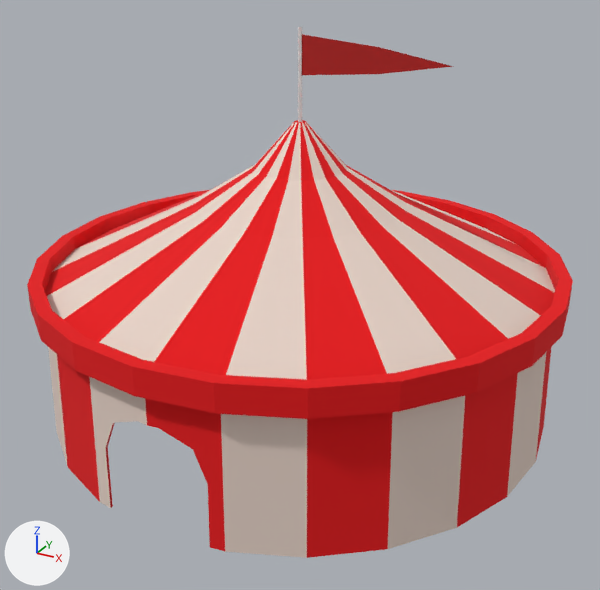
One commit to the FBX model Assets/Models/Tent.fbx: the scene before it, then after it.
Rendered twice from a camera (50 mm lens) standing at (10.87, -19.77, 13.32) and looking at (0.33, -0.61, 3.74). The lights are fixed; the arrows at lower left show +X, +Y and +Z. The first picture is the older version. Where no turn or scale is listed for an object, it has been applied to the vertices.

Names of what the first picture shows: 'Plane', 'TentNew', 'TentNew.001' and 1 more.
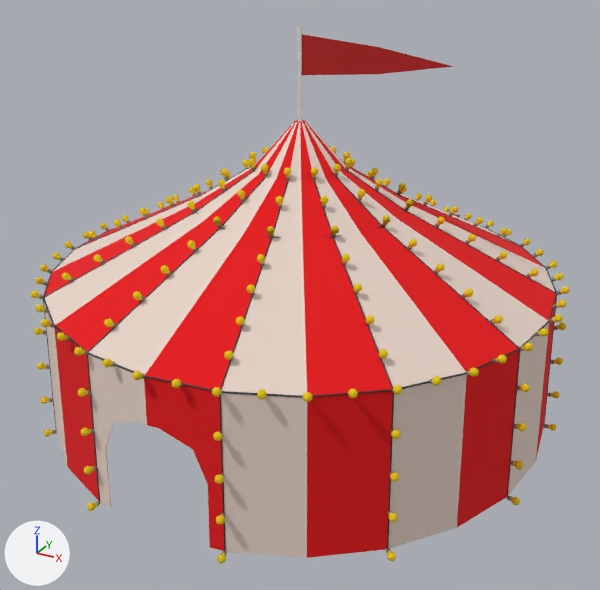
The newer file is also rescaled (x0.65) as a whole; pictures and numbers use the older file's frame.

Location of each change, (x1, y1, x2, y2) in pixels of the pictures (600 x 590 px):
'TentNew.001', deleted (red)
    before: (27, 190, 573, 419)
'TENTLIGHTS', added
    after: (31, 146, 569, 564)
    faces in mat_light (yellow #e7c500): (31, 146, 569, 564)
    faces in mat_lightwire (black #2c2c2c): (43, 166, 557, 551)
    faces in mat_metal (grey #777777): (39, 160, 561, 554)
'Pillars', added (mostly hidden)
    after: (453, 214, 460, 218)

Edits to the bpy script that builds the scene:
```text
Add mat_pillarwood:
    mat_pillarwood = principled_material('PillarWood')
    mat_pillarwood.base_color = (0.167, 0.0859, 0.041)  # brown #725339
    mat_pillarwood.roughness = 1.0
Add mat_light:
    mat_light = principled_material('Light')
    mat_light.base_color = (0.8, 0.56, 0.0)  # yellow #e7c500
    mat_light.roughness = 1.0
Add mat_lightwire:
    mat_lightwire = principled_material('LightWire')
    mat_lightwire.base_color = (0.0247, 0.0247, 0.0247)  # black #2c2c2c
Add me_cube_006:
    me_cube_006.from_pydata(...)  # a box spanning x -2.78..-2.39, y 5.59..5.98, z -0.37..4.64; a box spanning x 2.39..2.78, y 5.59..5.98, z -0.37..4.64
    me_cube_006.materials.append(mat_pillarwood)  # brown #725339
Add me_cylinder_017:
    me_cylinder_017.from_pydata(...)  # 11724 vertices, 10356 faces; spans x -7.5..7.5, y -7.5..7.5, z -0.1..7.6
    # faces by material slot: [768, 6204, 3384]
    me_cylinder_017.materials.append(mat_lightwire)  # black #2c2c2c
    me_cylinder_017.materials.append(mat_light)  # yellow #e7c500
    me_cylinder_017.materials.append(mat_metal)  # grey #777777
Remove ob_tentnew_001:
    ob_tentnew_001 = bpy.data.objects.new('TentNew.001', me_cylinder_023)
    ob_tentnew_001.location = (0.0, 0.0, 7.34)
Add ob_pillars:
    ob_pillars = bpy.data.objects.new('Pillars', me_cube_006)
    ob_pillars.location = (0.0, 0.0, 0.0)
Add ob_tentlights:
    ob_tentlights = bpy.data.objects.new('TENTLIGHTS', me_cylinder_017)
    ob_tentlights.location = (0.0, 0.0, 0.0)
```
